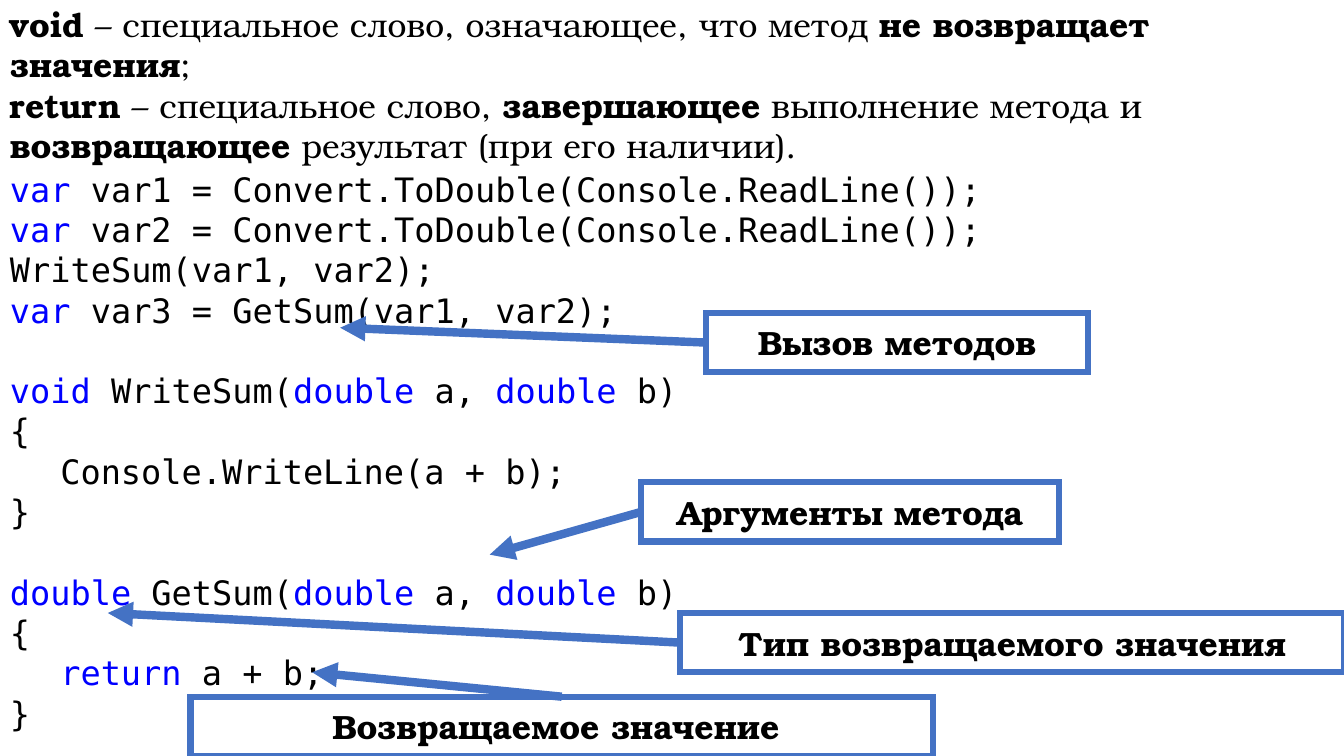
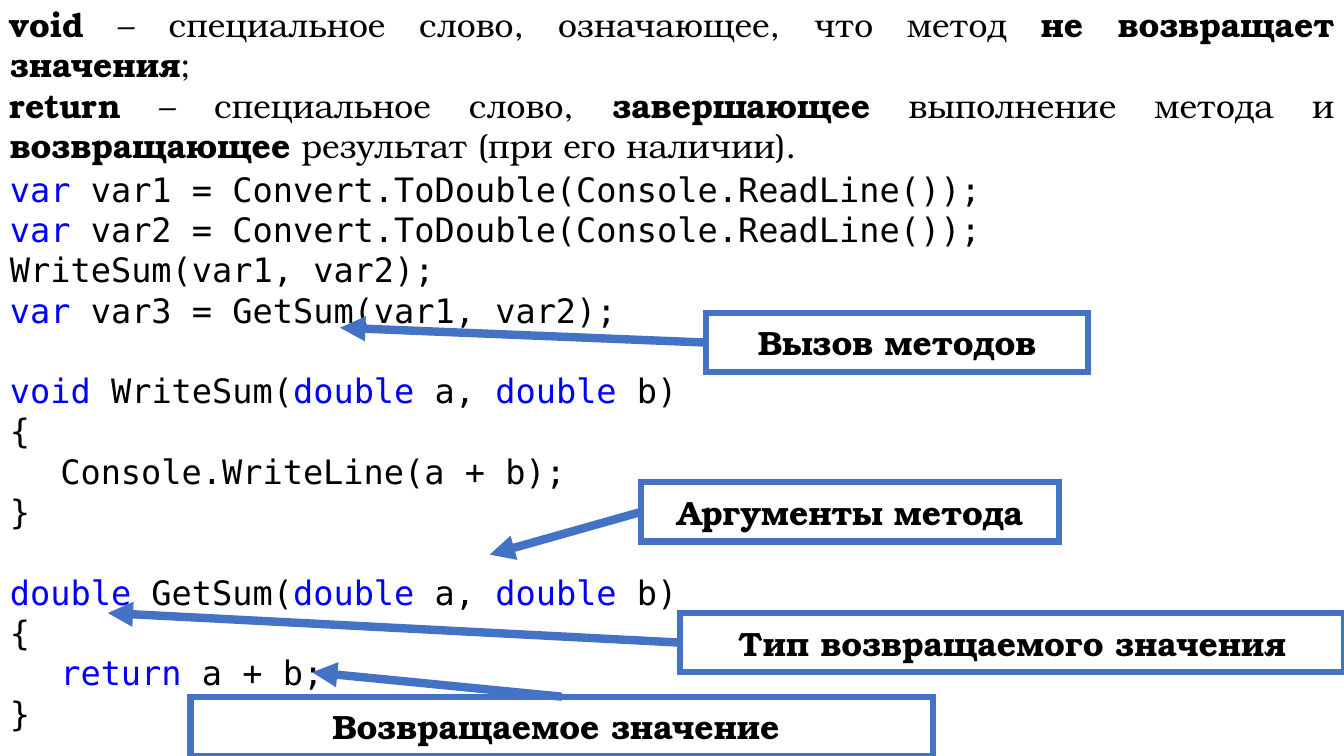
Before and after one commit to DaniilKlyukin/ITiP-1, a slide deck: slide 3 of Лекции/ИТиП лек 3 (лр 3, практическая 2).pptx. Drawn at 1344x756 pixels with LibreOffice and Linux fonts; fonts in the diff are those of the drawing. Boxes give left, top, right and bottom in pixels: in the first picture for what was removed or moved away, otherwise in the second. Text is boxed around its words. In the diff, an @@ line names an element or a change of style, - is before the commit and + after.

```diff
--- a/Лекции/ИТиП лек 3 (лр 3, практическая 2).pptx
+++ b/Лекции/ИТиП лек 3 (лр 3, практическая 2).pptx
@@ text "void – специальное слово, означающее, ..." at (10,11,1334,166): alignment left to justified @@
```
Also in this commit, not shown: 4 other slides changed.
